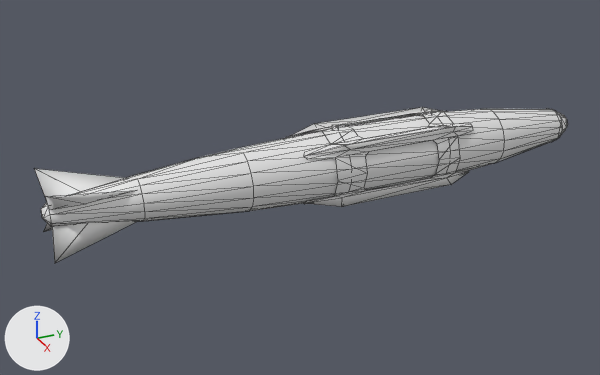
Before and after pictures for a commit that changed the OBJ model meshes/bomb_250_1.obj.
Rendered twice from a 50 mm camera at (2.69, -1.39, 1.27) aimed at (-0.02, -0.17, -0.09). The lights are fixed; the arrows at lower left show +X, +Y and +Z. Mesh edges are drawn as thin lines. Where no turn or scale is listed for an object, it has been applied to the vertices.

The older version as bpy lines, for what is in view:
```python
me_bomb_250_1 = bpy.data.meshes.new('bomb_250_1')
me_bomb_250_1.from_pydata(...)  # 278 vertices, 413 faces; spans x -0.15..0.15, y -1.14..1.11, z -0.15..0.16
ob_bomb_250_1 = bpy.data.objects.new('bomb_250_1', me_bomb_250_1)
ob_bomb_250_1.location = (0.0, 0.0, 0.0)
```
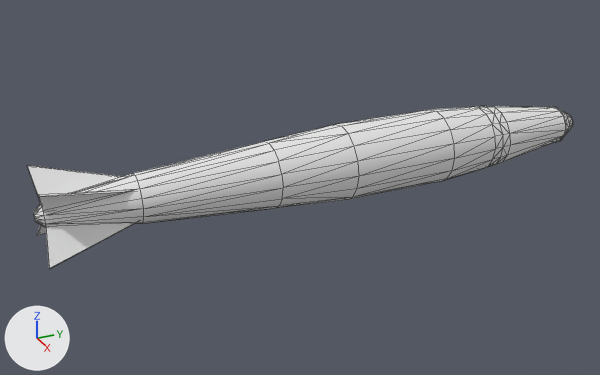
The change, as a list of edits to the scene's bpy script:
```text
Add mat_material_001:
    mat_material_001 = principled_material('Material.001')
    mat_material_001.base_color = (0.8, 0.8, 0.8)  # white #e7e7e7
    mat_material_001.roughness = 1.0
Add mat_material_002:
    mat_material_002 = principled_material('Material.002')
    mat_material_002.base_color = (0.8, 0.8, 0.8)  # white #e7e7e7
    mat_material_002.roughness = 1.0
Add mat_material_003:
    mat_material_003 = principled_material('Material.003')
    mat_material_003.base_color = (0.8, 0.8, 0.8)  # white #e7e7e7
    mat_material_003.roughness = 1.0
Add mat_material:
    mat_material = principled_material('Material')
    mat_material.base_color = (0.8, 0.8, 0.8)  # white #e7e7e7
    mat_material.roughness = 1.0
Change me_bomb_250_1:
    used by ob_bomb_250_1; location = (0.0, 0.0, 0.0)
    remove me_bomb_250_1.from_pydata(...)  # 278 vertices, 413 faces; spans x -0.15..0.15, y -1.14..1.11, z -0.15..0.16
    add me_bomb_250_1.from_pydata(...)  # 248 vertices, 476 faces; spans x -0.15..0.15, y -1.17..1.13, z -0.15..0.15
    me_bomb_250_1 part 1: the loose piece of 112 vertices spanning x -0.15..0.15, y -0.21..0.54, z -0.15..0.15 is rebuilt with 224 vertices and now spans x -0.15..0.15, y -1.17..1.13, z -0.15..0.15
    me_bomb_250_1 part 2: the loose piece of 5 vertices spanning x 0.03..0.12, y -1.13..-0.82, z -0.12..-0.03 is rebuilt with 6 vertices and now spans x 0.02..0.14, y -1.16..-0.81, z -0.14..-0.02, in mat_material (white #e7e7e7)
    me_bomb_250_1 part 3: the loose piece of 5 vertices spanning x 0.03..0.12, y -1.13..-0.82, z 0.03..0.12 is rebuilt with 6 vertices and now spans x 0.02..0.14, y -1.16..-0.81, z 0.02..0.14, in mat_material (white #e7e7e7)
    me_bomb_250_1 part 4: the loose piece of 5 vertices spanning x -0.12..-0.03, y -1.13..-0.82, z 0.03..0.12 is rebuilt with 6 vertices and now spans x -0.14..-0.02, y -1.16..-0.81, z 0.02..0.14, in mat_material (white #e7e7e7)
    me_bomb_250_1 part 5: the loose piece of 5 vertices spanning x -0.12..-0.03, y -1.13..-0.82, z -0.12..-0.03 is rebuilt with 6 vertices and now spans x -0.14..-0.02, y -1.16..-0.81, z -0.14..-0.02, in mat_material (white #e7e7e7)
    me_bomb_250_1 part 6: the loose piece of 106 vertices spanning x -0.14..0.14, y -1.14..1.03, z -0.14..0.14 is deleted
    me_bomb_250_1 part 7: the loose piece of 28 vertices spanning x -0.08..0.07, y 1.02..1.11, z -0.07..0.07 is deleted
    add me_bomb_250_1.materials.append(mat_material_003)  # white #e7e7e7
    add me_bomb_250_1.materials.append(mat_material_001)  # white #e7e7e7
    add me_bomb_250_1.materials.append(mat_material)  # white #e7e7e7
    add me_bomb_250_1.materials.append(mat_material_002)  # white #e7e7e7
```

Changed parts and their boxes [x1, y1, x2, y2] in the pictures (600 x 375 px):
'bomb_250_1', reshaped: before [35, 107, 568, 263]; after [27, 106, 573, 269]
part 1 of me_bomb_250_1, rebuilt (187% wider, 22% taller): before [286, 107, 473, 207]; after [34, 106, 573, 228]
part 2 of me_bomb_250_1, rebuilt (9% taller): before [52, 220, 139, 263]; after [46, 222, 137, 269]
part 3 of me_bomb_250_1, rebuilt (14% taller): before [45, 190, 137, 210]; after [39, 189, 134, 212]
part 4 of me_bomb_250_1, rebuilt (8% wider, 18% taller): before [35, 169, 124, 201]; after [27, 165, 123, 203]
part 5 of me_bomb_250_1, rebuilt: before [43, 223, 52, 232]; after [37, 225, 46, 235]
part 6 of me_bomb_250_1, deleted: before [41, 109, 563, 227]
part 7 of me_bomb_250_1, deleted: before [547, 108, 568, 142]
